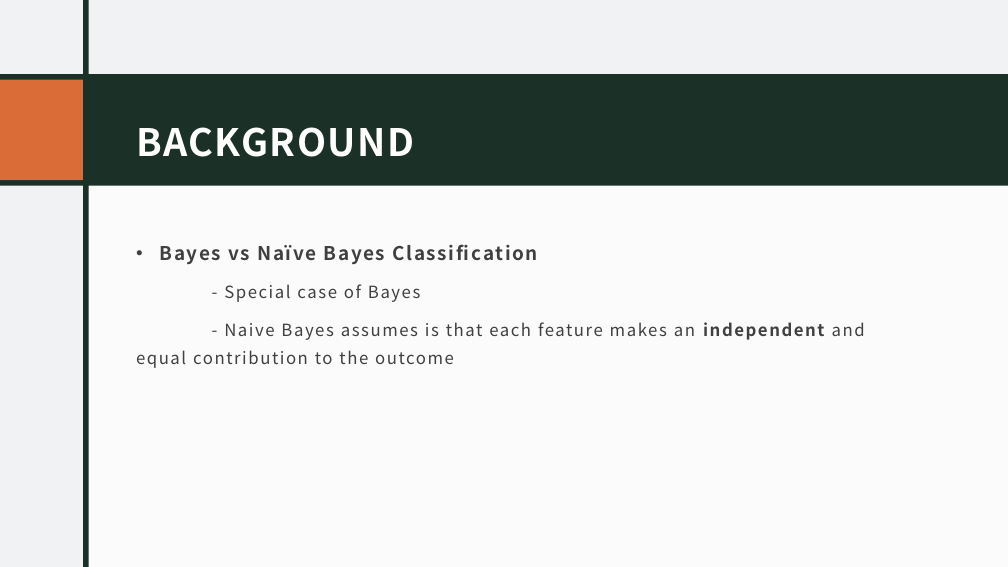
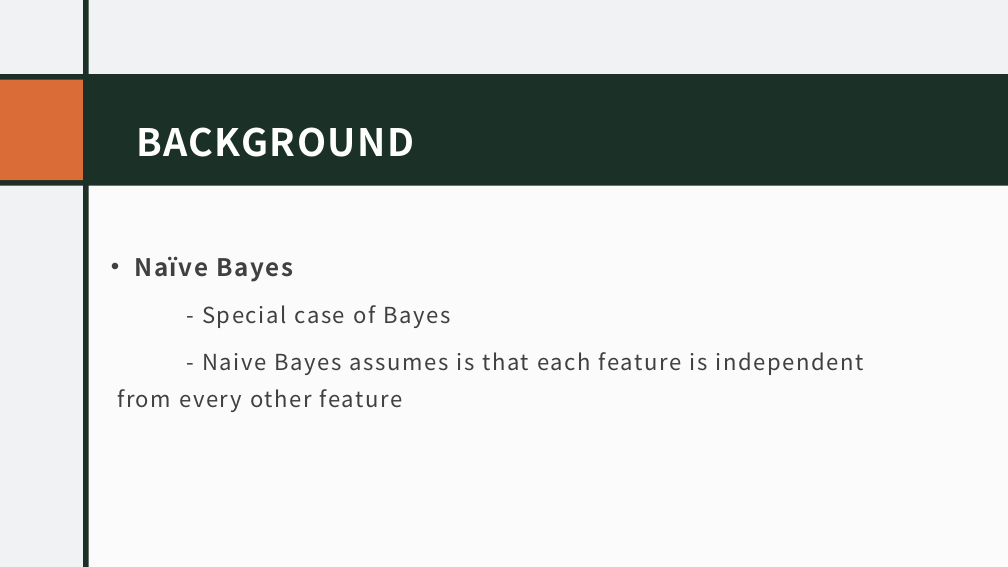
Before and after one commit to bprudil/INFO-523-Final-Project-, a slide deck: slide 5 of Final Presentation .pptx (slide 4 before the commit). Drawn at 1008x567 pixels with LibreOffice and Linux fonts; fonts in the diff are those of the drawing. Boxes give left, top, right and bottom in pixels: in the first picture for what was removed or moved away, otherwise in the second. Text is boxed around its words. In the diff, an @@ line names an element or a change of style, - is before the commit and + after.

```diff
--- a/Final Presentation .pptx
+++ b/Final Presentation .pptx
@@ text "Naïve Bayes": place and size @@
-text "Naïve Bayes" at (136, 245, 865, 368)
+text "Naïve Bayes" at (117, 256, 863, 408)
@@ text at (134, 256, 294, 282): text changed; size 18 to 23 pt @@
-• Bayes vs Naïve Bayes Classification
+• Naïve Bayes
@@ text at (202, 305, 450, 328): size 16 to 21 pt in "- Special case of Bayes" @@
@@ text at (117, 352, 863, 408): text changed; size 16 to 21 pt @@
-  - Naive Bayes assumes is that each feature makes an independent and equal contribution to the outcome
+  - Naive Bayes assumes is that each feature is independent from every other feature
```
Also in this commit, not shown: 6 other slides changed, 2 slides added, 1 slide removed.
